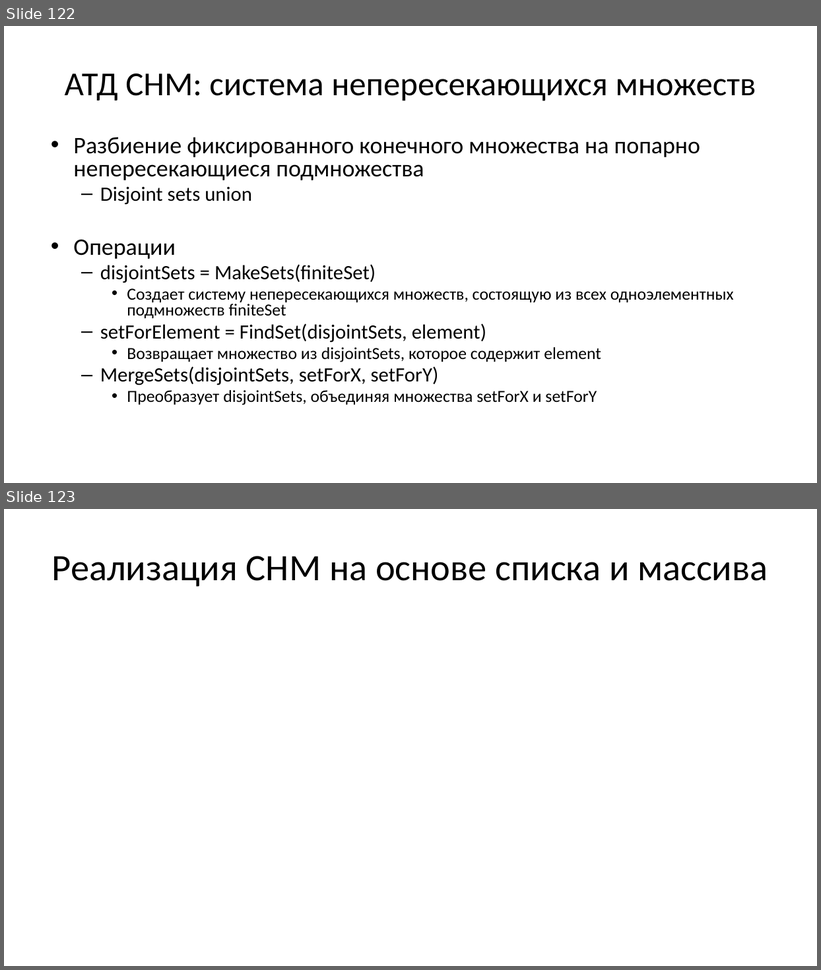
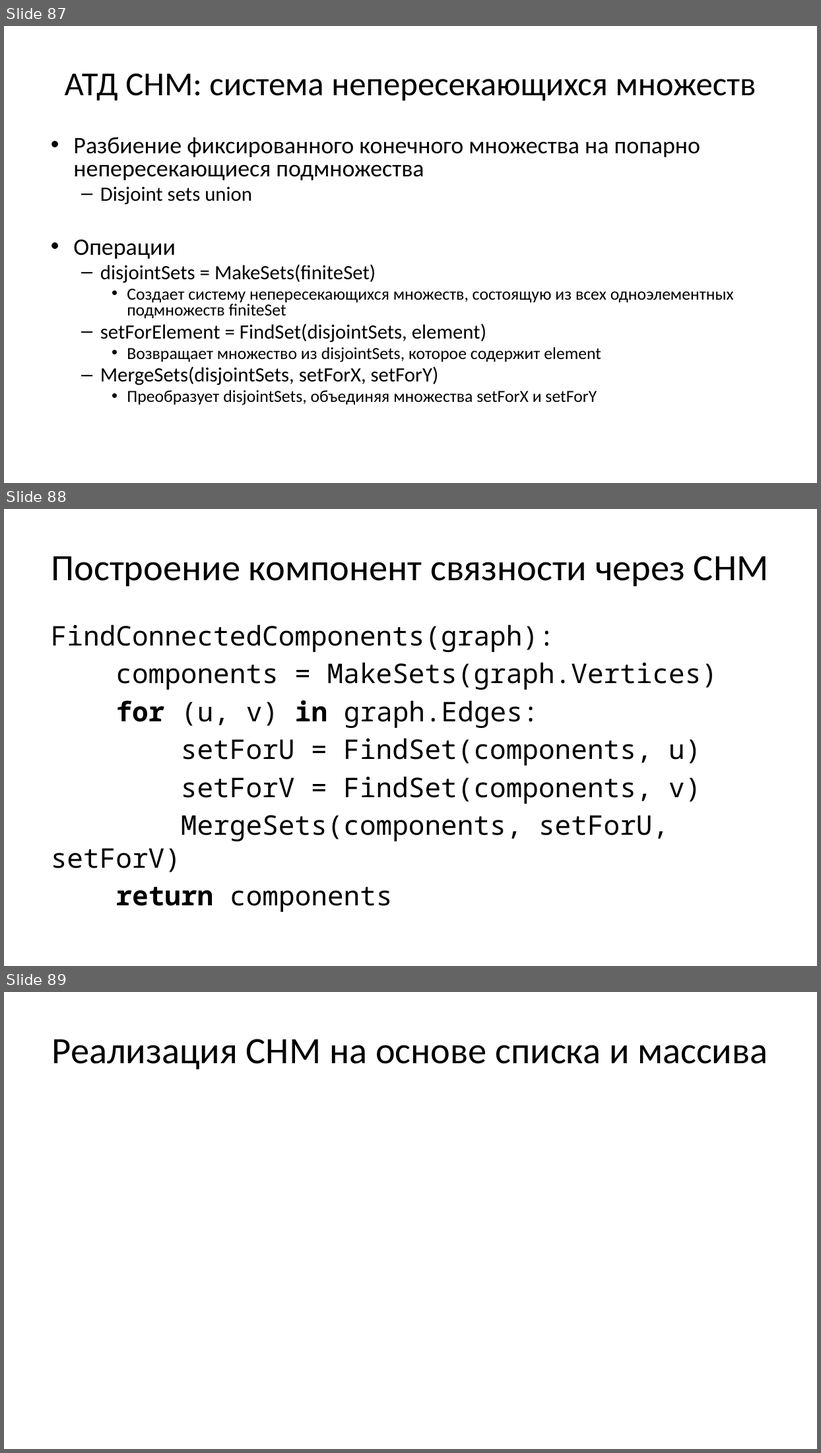
Before and after one commit to Evgueni-Petrov-aka-espetrov/Algorithms-and-Programming-in-C-pptx, a slide deck: 16 Обходы и каркасы графа.pptx. Shown one above the other, each under a label of ours: slides 122 and 123 before the commit, slides 87, 88 and 89 after it. The pictures are 821x970 and 821x1453 pixels, drawn with LibreOffice and Linux fonts; fonts in the diff are those of the drawing. Boxes give left, top, right and bottom in pixels: in the first picture for what was removed or moved away, otherwise in the second. Text is boxed around its words. In the diff, an @@ line names an element or a change of style, - is before the commit and + after.

Commit message:
вынес снм и компоненты связности в отдельную тему, добавил классную картинку про взвешенный граф

```diff
--- a/16 Обходы и каркасы графа.pptx
+++ b/16 Обходы и каркасы графа.pptx
@@ slide 88 added at <box>4,509,817,966</box>, background #FFFFFF @@
@@ title added at <box>51,556,768,586</box>, 44 pt, text #000000 @@
+Построение компонент связности через СНМ
@@ text added at <box>51,625,717,912</box>, 32 pt, text #000000 @@
+FindConnectedComponents(graph):
+components = MakeSets(graph.Vertices)
+for (u, v) in graph.Edges:
+setForU = FindSet(components, u)
+setForV = FindSet(components, v)
+MergeSets(components, setForU, setForV)
+return components
@@ what was slide 122 is now slide 87 @@
@@ what was slide 123 is now slide 89 @@
```
Also in this commit, not shown: 8 slides changed, 14 other slides added, 5 slides removed.
